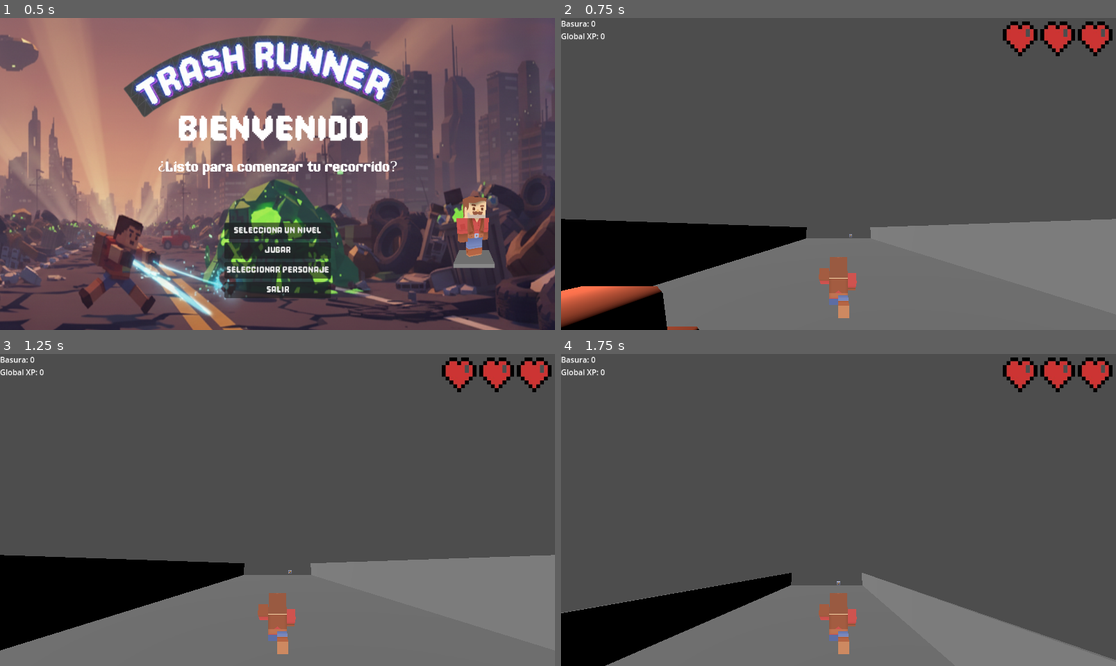
Above: before the commit, frames 1-4 (two rows, left to right).
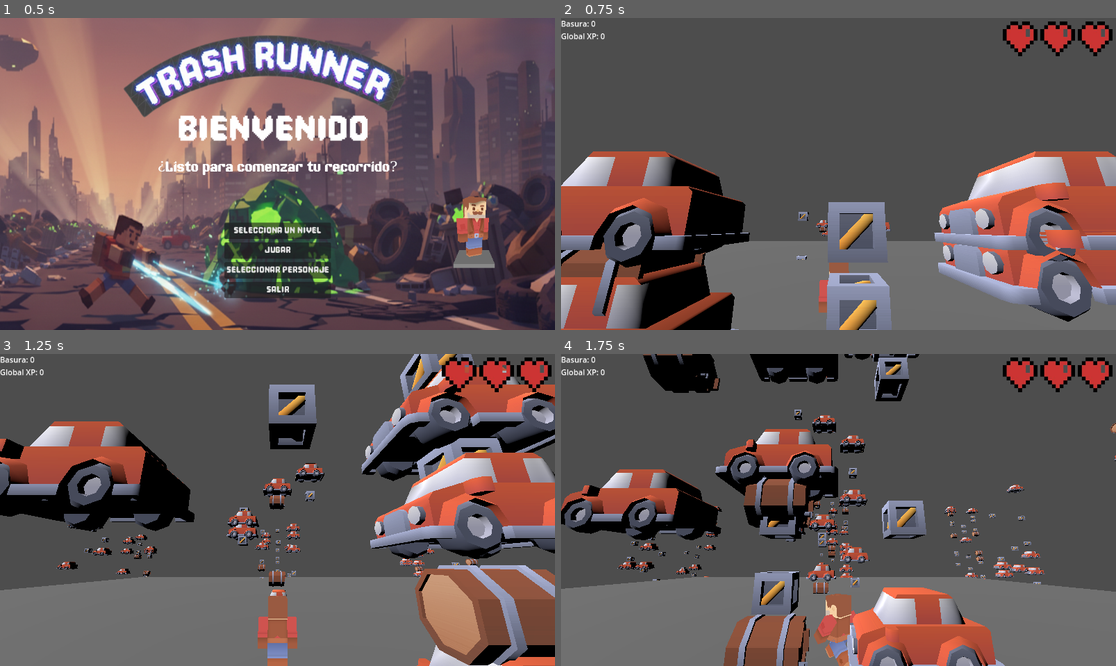
Above: after the commit, the same moments.

Repository: Ilesandres/game-recolections
Game: Godot game, scene res://src/UI/MainMenu.tscn
The game is run twice, just before and just after one commit, with the same random seed, the same clock (stepped at 60 frames per second) and the same inputs.
Inputs:
- Up to frame 1 (0.5 s): no input
- Up to frame 2 (0.75 s): click "Jugar" at 0.5 s
- Up to frame 3 (1.25 s): no input
- Up to frame 4 (1.75 s): tap Enter (ui_accept) at 1.25, 1.52, 1.55 s; hold Right (ui_right) from 1.28 s (still down); hold W (ui_front, bound only after the commit) from 1.28 s (still down)

Frame 1 is identical in both runs. In frame 2, 32% of the frame differs, in the area x 0-100%, y 42-100%; in frame 3, 44%, in the area x 0-100%, y 0-100%; in frame 4, 37%.

Commit message:
agregar movilidad de personaje omnidireccional

Diff:
--- a/Player.gd
+++ b/Player.gd
@@ -2,17 +2,12 @@
 
 const SPEED = 8.0
 const JUMP_VELOCITY = 15.0
-const LANE_CHANGE_SPEED = 10.0
 const GRAVITY = 30.0
-const LANE_WIDTH = 5.0
+const DAMAGE_ANIMATION_TIME = 0.5
 
-const LANES = [-LANE_WIDTH, 0.0, LANE_WIDTH]
-var current_lane_index = 1
-var target_x = LANES[1]
 var is_sliding = false
 var slide_timer = 0.0
 const SLIDE_DURATION = 0.8
-const DAMAGE_ANIMATION_TIME = 0.5
 
 var max_health: int = 3
 var current_health: int = max_health
@@ -41,7 +36,7 @@
 
 	emit_signal("health_changed", current_health, max_health)
 
-	play_animation("sprint")
+	# No reproducir animación por defecto al iniciar
 
 func _load_visual_character(character_scene: Resource):
 	for child in visuals_node.get_children():
@@ -61,18 +56,39 @@
 	if not is_on_floor():
 		velocity.y -= GRAVITY * delta
 
-	var direction = Vector3(0, 0, -1)
+	var input_dir = Vector3.ZERO
+	if Input.is_action_pressed("ui_right"):
+		input_dir.x += 1
+	if Input.is_action_pressed("ui_left"):
+		input_dir.x -= 1
+	if Input.is_action_pressed("ui_front"):
+		input_dir.z += 1
+	if Input.is_action_pressed("ui_back"):
+		input_dir.z -= 1
+
+	input_dir = input_dir.normalized()
+	print("input_dir: ", input_dir)
 
 	if not is_taking_damage:
-		velocity.z = direction.z * SPEED
+		# Movimiento omnidireccional global
+		velocity.x = input_dir.x * SPEED
+		velocity.z = input_dir.z * SPEED
+
+		# Solo rota el nodo visual, no el cuerpo
+		if input_dir != Vector3.ZERO:
+			var look_at_pos = visuals_node.global_position + input_dir
+			visuals_node.look_at(look_at_pos, Vector3.UP)
+			if not is_sliding:
+				play_animation("walk")
+		elif is_on_floor() and not is_sliding:
+			if animation_player and animation_player.has_animation("idle"):
+				play_animation("idle")
 	else:
+		velocity.x = 0.0
 		velocity.z = 0.0
 
-	position.x = lerp(position.x, target_x, LANE_CHANGE_SPEED * delta)
-
-	handle_input()
+	handle_jump_and_slide()
 	handle_slide(delta)
-
 	move_and_slide()
 
 
@@ -104,24 +120,18 @@
 		player_died.emit()
 
 
-func handle_input():
+func handle_jump_and_slide(): # Función actualizada/renombrada
 	if is_taking_damage or is_sliding:
 		return
 
-	if Input.is_action_just_pressed("ui_accept") and is_on_floor():
+	# Salto
+	if Input.is_action_just_pressed("ui_up") and is_on_floor():
 		velocity.y = JUMP_VELOCITY
 
-	if Input.is_action_just_pressed("ui_right"):
-		change_lane(1)
-	elif Input.is_action_just_pressed("ui_left"):
-		change_lane(-1)
-
-	if Input.is_action_just_pressed("ui_down") and is_on_floor():
+	# Deslizamiento
+	if Input.is_action_just_pressed("ui_down") and is_on_floor() and not is_sliding:
 		start_slide()
 
-func change_lane(direction: int):
-	current_lane_index = clamp(current_lane_index + direction, 0, 2)
-	target_x = LANES[current_lane_index]
 
 func start_slide():
 	is_sliding = true
--- a/project.godot
+++ b/project.godot
@@ -57,7 +57,19 @@
 "events": [Object(InputEventKey,"resource_local_to_scene":false,"resource_name":"","device":0,"window_id":0,"alt_presse …(194 unchanged characters)…
 , Object(InputEventJoypadButton,"resource_local_to_scene":false,"resource_name":"","device":0,"button_index":12,"pressure":0.0,"pressed":false,"script":null)
 , Object(InputEventJoypadMotion,"resource_local_to_scene":false,"resource_name":"","device":0,"axis":1,"axis_value":1.0,"script":null)
-, Object(InputEventKey,"resource_local_to_scene":false,"reso …(131 unchanged characters)… d":false,"keycode":0,"physical_keycode":83,"key_label":0,"unicode":115,"location":0,"echo":false,"script":null)
+, Object(InputEventKey,"resource_local_to_scene":false,"reso …(131 unchanged characters)… d":false,"keycode":0,"physical_keycode":4194325,"key_label":0,"unicode":0,"location":0,"echo":false,"script":null)
+]
+}
+ui_front={
+"deadzone": 0.2,
+"events": [Object(InputEventKey,"resource_local_to_scene":false,"resource_name":"","device":-1,"window_id":0,"alt_pressed":false,"shift_pressed":false,"ctrl_pressed":false,"meta_pressed":false,"pressed":false,"keycode":0,"physical_keycode":87,"key_label":0,"unicode":119,"location":0,"echo":false,"script":null)
+, Object(InputEventKey,"resource_local_to_scene":false,"resource_name":"","device":-1,"window_id":0,"alt_pressed":false,"shift_pressed":false,"ctrl_pressed":false,"meta_pressed":false,"pressed":false,"keycode":0,"physical_keycode":4194320,"key_label":0,"unicode":0,"location":0,"echo":false,"script":null)
+]
+}
+ui_back={
+"deadzone": 0.2,
+"events": [Object(InputEventKey,"resource_local_to_scene":false,"resource_name":"","device":-1,"window_id":0,"alt_pressed":false,"shift_pressed":false,"ctrl_pressed":false,"meta_pressed":false,"pressed":false,"keycode":0,"physical_keycode":83,"key_label":0,"unicode":115,"location":0,"echo":false,"script":null)
+, Object(InputEventKey,"resource_local_to_scene":false,"resource_name":"","device":-1,"window_id":0,"alt_pressed":false,"shift_pressed":false,"ctrl_pressed":false,"meta_pressed":false,"pressed":false,"keycode":0,"physical_keycode":4194322,"key_label":0,"unicode":0,"location":0,"echo":false,"script":null)
 ]
 }
 
--- a/scenes/LevelSpawner.gd
+++ b/scenes/LevelSpawner.gd
@@ -5,12 +5,15 @@
 const ENEMY_SCENE = preload("res://scenes/world/Enemy.tscn")
 const CHUNK_LENGTH = 30.0
 
+const DESPAWN_DISTANCE = 4.0 * CHUNK_LENGTH
+
 @onready var player: CharacterBody3D = get_parent().find_child("PlayerContainer", true).get_node("Player")
-
 
 var last_chunk: Node3D = null
 var active_chunks: Array[Node3D] = []
-var next_spawn_position: Vector3 = Vector3.ZERO
+
+var chunk_map: Dictionary = {}
+var last_chunk_center: Vector3 = Vector3.INF
 var current_level: int = 1
 
 var spawn_speed = 1.0
@@ -18,93 +21,122 @@
 var spawn_attempts = 1
 var min_distance = 2.5
 
+
 func configure_for_level(level: int):
 	match level:
 		1:
-			spawn_speed = 10.0
 			object_spawn_chance = 0.2
 			spawn_attempts = 1
 		2:
-			spawn_speed = 15.0
 			object_spawn_chance = 0.3
 			spawn_attempts = 1
 		3:
-			spawn_speed = 20.0
 			object_spawn_chance = 0.4
 			spawn_attempts = 2
 		4:
-			spawn_speed = 25.0
 			object_spawn_chance = 0.5
 			spawn_attempts = 2
 		5:
-			spawn_speed = 30.0
 			object_spawn_chance = 0.6
 			spawn_attempts = 3
 
 
+func _get_snapped_position(position: Vector3) -> Vector3:
+	return position.snapped(Vector3(CHUNK_LENGTH, 0, CHUNK_LENGTH))
+
+
 func _ready():
 	configure_for_level(GlobalData.current_level)
-	print("Configuración de nivel:", GlobalData.current_level, " Velocidad de spawn:", spawn_speed, " Probabilidad de objetos:", object_spawn_chance, " Intentos de spawn:", spawn_attempts)
-	_spawn_chunk(next_spawn_position)
-	_spawn_chunk(next_spawn_position)
-	_spawn_chunk(next_spawn_position)
+	print("Configuración de nivel:", GlobalData.current_level, " Probabilidad de objetos:", object_spawn_chance, " Intentos de spawn:", spawn_attempts)
+
+	_spawn_chunk(Vector3.ZERO)
+	_check_and_spawn_neighbors(Vector3.ZERO)
+
 
 func _process(_delta: float):
 	if not is_instance_valid(player):
 		return
 
-	if last_chunk and player.global_position.z < last_chunk.global_position.z - 15.0:
-		_spawn_chunk(next_spawn_position)
+	var player_pos = player.global_position
 
-	if active_chunks.size() > 0:
-		var oldest_chunk = active_chunks[0]
+	var current_chunk_center = _get_snapped_position(player_pos)
 
-		if is_instance_valid(oldest_chunk) and oldest_chunk.has_node("DespawnPoint"):
+	if last_chunk_center != current_chunk_center:
+		last_chunk_center = current_chunk_center
+		_check_and_spawn_neighbors(current_chunk_center)
 
-			var despawn_point_z = oldest_chunk.get_node("DespawnPoint").global_position.z
+	_cleanup_old_chunks(player_pos)
 
-			if player.global_position.z < despawn_point_z:
-				_despawn_chunk(oldest_chunk)
+
+func _check_and_spawn_neighbors(center_pos: Vector3):
+	var directions = [
+		Vector3(CHUNK_LENGTH, 0, 0), Vector3(-CHUNK_LENGTH, 0, 0), Vector3(0, 0, CHUNK_LENGTH), Vector3(0, 0, -CHUNK_LENGTH),
+		Vector3(CHUNK_LENGTH, 0, CHUNK_LENGTH), Vector3(-CHUNK_LENGTH, 0, CHUNK_LENGTH), Vector3(CHUNK_LENGTH, 0, -CHUNK_LENGTH), Vector3(-CHUNK_LENGTH, 0, -CHUNK_LENGTH),
+		Vector3.ZERO
+	]
+
+	for dir in directions:
+		var neighbor_pos = center_pos + dir
+
+		if not chunk_map.has(neighbor_pos):
+			_spawn_chunk(neighbor_pos)
+
+
+func _cleanup_old_chunks(player_pos: Vector3):
+	var chunks_to_remove: Array[Node3D] = []
+
+	for chunk in active_chunks:
+		var distance = Vector2(chunk.global_position.x, chunk.global_position.z).distance_to(Vector2(player_pos.x, player_pos.z))
+
+		if distance > DESPAWN_DISTANCE:
+			chunks_to_remove.append(chunk)
+
+	for chunk in chunks_to_remove:
+		_despawn_chunk(chunk)
 
 
 func _spawn_chunk(target_position: Vector3):
 	var new_chunk = CHUNK_SCENE.instantiate()
+
 	add_child(new_chunk)
 	new_chunk.global_position = target_position
+
+	chunk_map[target_position] = new_chunk
+	active_chunks.append(new_chunk)
 
 	var obstacle_points = new_chunk.get_node("ObstaclePoints").get_children()
 	var newly_spawned_objects: Array[Node3D] = []
 
 	for point in obstacle_points:
 		var successful_spawns = 0
-
 		for i in range(spawn_attempts):
 			if randf() < object_spawn_chance:
 				var item_roll = randf()
 				var item_instance = null
-
 				if item_roll < 0.8:
 					item_instance = OBSTACLE_SCENE.instantiate()
 				else:
 					item_instance = ENEMY_SCENE.instantiate()
-
 				if item_instance:
-					item_instance.global_position = point.global_position
-
+					var spawn_pos = point.global_position
+					if item_instance.has_node("CollisionShape3D"):
+						var shape = item_instance.get_node("CollisionShape3D").shape
+						if shape is BoxShape3D:
+							spawn_pos.y += shape.size.y / 2.0
+						elif shape is CapsuleShape3D:
+							spawn_pos.y += shape.height / 2.0 + shape.radius
+						# Puedes agregar más casos según tus colliders
+					item_instance.global_position = spawn_pos
 					if is_position_free(item_instance.global_position, new_chunk, newly_spawned_objects):
 						new_chunk.add_child(item_instance)
 						newly_spawned_objects.append(item_instance)
 						successful_spawns += 1
 					else:
 						item_instance.queue_free()
-
 					if successful_spawns > 0:
 						break
 
 	last_chunk = new_chunk
-	active_chunks.append(new_chunk)
-
-	next_spawn_position.z -= CHUNK_LENGTH
 
 
 func add_xp(amount: int):
@@ -117,6 +149,10 @@
 
 func _despawn_chunk(chunk: Node3D):
 	active_chunks.erase(chunk)
+	var chunk_key = chunk.global_position.snapped(Vector3(CHUNK_LENGTH, 0, CHUNK_LENGTH))
+	if chunk_map.has(chunk_key):
+		chunk_map.erase(chunk_key)
+
 	chunk.queue_free()
 
 func is_position_free(new_pos: Vector3, chunk: Node3D, temporary_objects: Array[Node3D] = []) -> bool:
--- a/scenes/world/chunk_template.tscn
+++ b/scenes/world/chunk_template.tscn
@@ -4,7 +4,7 @@
 size = Vector3(30, 0.1, 60)
 
 [sub_resource type="BoxShape3D" id="BoxShape3D_ivbto"]
-size = Vector3(30, 0.005, 60)
+size = Vector3(35, 0.005, 65)
 
 [sub_resource type="BoxMesh" id="BoxMesh_g7200"]
 size = Vector3(0.2, 5, 60)
@@ -35,28 +35,30 @@
 
 [node name="BorderRight" type="MeshInstance3D" parent="Floor"]
 transform = Transform3D(1, 0, 0, 0, 1, 0, 0, 0, 1, 15, 2.5, 0)
+visible = false
 mesh = SubResource("BoxMesh_g7200")
 
 [node name="BorderLeft" type="MeshInstance3D" parent="Floor"]
 transform = Transform3D(1, 0, 0, 0, 1, 0, 0, 0, 1, -15, 2.5, 0)
+visible = false
 mesh = SubResource("BoxMesh_gm5vj")
 
 [node name="ObstaclePoints" type="Node3D" parent="."]
 
 [node name="Point1" type="Marker3D" parent="ObstaclePoints"]
-transform = Transform3D(1, 0, 0, 0, 1, 0, 0, 0, 1, -5, 1, -20)
+transform = Transform3D(1, 0, 0, 0, 1, 0, 0, 0, 1, -5, 0, -20)
 
 [node name="Point2" type="Marker3D" parent="ObstaclePoints"]
-transform = Transform3D(1, 0, 0, 0, 1, 0, 0, 0, 1, 0, 1, -20)
+transform = Transform3D(1, 0, 0, 0, 1, 0, 0, 0, 1, 0, 0, -20)
 
 [node name="Point3" type="Marker3D" parent="ObstaclePoints"]
-transform = Transform3D(1, 0, 0, 0, 1, 0, 0, 0, 1, 5, 1, -20)
+transform = Transform3D(1, 0, 0, 0, 1, 0, 0, 0, 1, 5, 0, -20)
 
 [node name="Point5" type="Marker3D" parent="ObstaclePoints"]
-transform = Transform3D(1, 0, 0, 0, 1, 0, 0, 0, 1, 5, 1, 4.501999)
+transform = Transform3D(1, 0, 0, 0, 1, 0, 0, 0, 1, 5, 0, 4.502)
 
 [node name="Point9" type="Marker3D" parent="ObstaclePoints"]
-transform = Transform3D(1, 0, 0, 0, 1, 0, 0, 0, 1, -4.7843595, 1, 4.502)
+transform = Transform3D(1, 0, 0, 0, 1, 0, 0, 0, 1, -4.784, 0, 4.502)
 
 [node name="Point10" type="Marker3D" parent="ObstaclePoints"]
-transform = Transform3D(1, 0, 0, 0, 1, 0, 0, 0, 1, 0.39559507, 1, 4.502)
+transform = Transform3D(1, 0, 0, 0, 1, 0, 0, 0, 1, 0.396, 0, 4.502)
